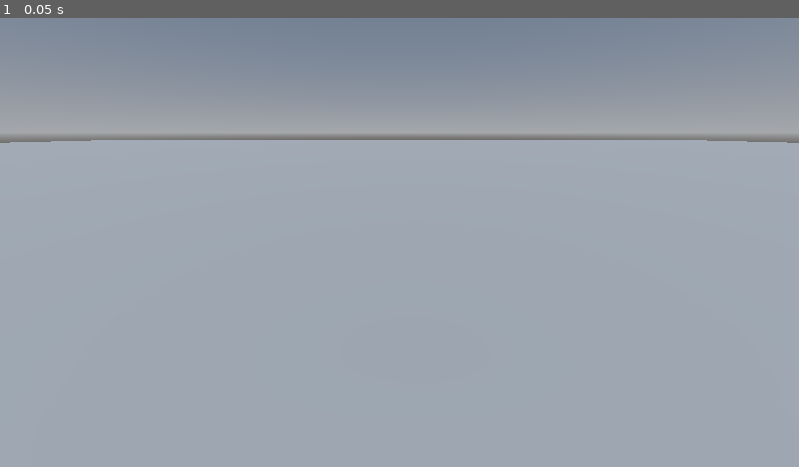
Above: before the commit, frame 1.
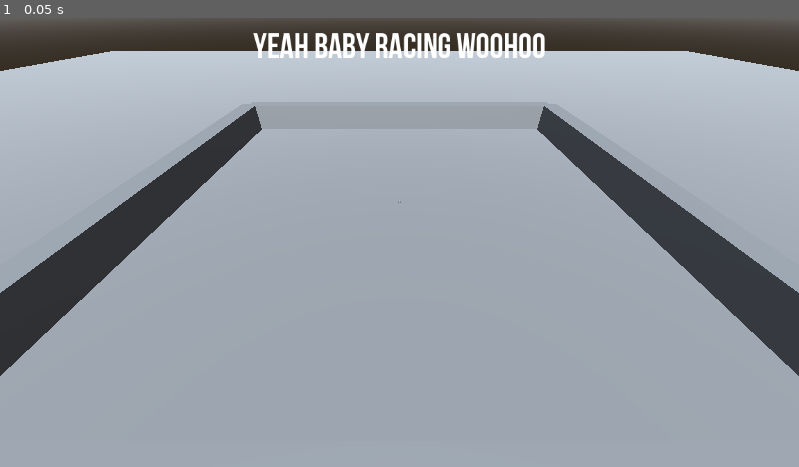
Above: after the commit, the same moment.

Repository: playroomkit/playroom-godot-kart
Game: Godot game, scene res://levels/race_host/race_base.tscn
Same seed, same stepped clock (60 frames per second), same inputs: the game is played once before the commit and once after it. This scene is started directly instead of the project's main scene.
Inputs:
- Up to frame 1 (0.05 s): no input

The runs differ from the first frame. In frame 1, 32% of the frame differs, in the area x 0-100%, y 0-80%.

Commit message:
tweaks for build - car dampening, arena

Diff:
--- a/levels/controller_scene.gd
+++ b/levels/controller_scene.gd
@@ -22,7 +22,7 @@
 func _ready():
 
 	# set fullscreen on startup
-	DisplayServer.window_set_mode(DisplayServer.WINDOW_MODE_EXCLUSIVE_FULLSCREEN)
+	DisplayServer.window_set_mode(DisplayServer.WINDOW_MODE_MAXIMIZED)
 
 	# get playroom instance and player
 	playroom = Playroom.instance
--- a/levels/race_host/racer_puppet.gd
+++ b/levels/race_host/racer_puppet.gd
@@ -50,6 +50,10 @@
 	car = car_template.instantiate()
 	track_base.add_car(car)
 
+	# set car color
+	var color = Color(player_state.getProfile().color.hexString)
+	car.set_color(color)
+
 
 
 # ----- PRIVATE -----
@@ -59,13 +63,17 @@
 # process joystick inputs!
 func _process_joy_inputs():
 
-	if joystick == null: return
+	if joystick == null:
+		print("RACER PUPPET NO JOY")
+		return
 
 	var dpad = joystick.dpad()
 
-	if dpad.y == "up": 		car.press_gas()
-	elif dpad.y == "down": 	car.press_brake()
-	else: 					car.press_idle()
+	if joystick.isPressed("gas"):
+		print("GAS PRESS")
+		car.press_gas()
+	elif joystick.isPressed("brake"): 	car.press_reverse()
+	else: 								car.press_idle()
 
 	if dpad.x == "left": 	car.steer_left()
 	elif dpad.x == "right": car.steer_right()
--- a/levels/race_host/world/TrackBase.tscn
+++ b/levels/race_host/world/TrackBase.tscn
@@ -1,6 +1,7 @@
-[gd_scene load_steps=7 format=3 uid="uid://bwc8bayrrxl7r"]
+[gd_scene load_steps=13 format=3 uid="uid://bwc8bayrrxl7r"]
 
 [ext_resource type="Script" path="res://levels/race_host/world/TrackBase.gd" id="1_743mx"]
+[ext_resource type="Theme" uid="uid://cblqb84whle2r" path="res://ui/bebus_theme.tres" id="2_o6ihn"]
 
 [sub_resource type="ProceduralSkyMaterial" id="ProceduralSkyMaterial_b42a6"]
 
@@ -11,11 +12,25 @@
 background_mode = 2
 sky = SubResource("Sky_7u16r")
 
+[sub_resource type="CylinderMesh" id="CylinderMesh_bsv36"]
+
 [sub_resource type="BoxShape3D" id="BoxShape3D_g8isw"]
 size = Vector3(1000, 10, 1000)
 
+[sub_resource type="StandardMaterial3D" id="StandardMaterial3D_2nhy8"]
+albedo_color = Color(0.560784, 0.560784, 0.560784, 1)
+
 [sub_resource type="PlaneMesh" id="PlaneMesh_o7r82"]
+material = SubResource("StandardMaterial3D_2nhy8")
 size = Vector2(1000, 1000)
+
+[sub_resource type="CapsuleMesh" id="CapsuleMesh_8kbjs"]
+
+[sub_resource type="BoxShape3D" id="BoxShape3D_p2hla"]
+size = Vector3(10, 20, 200)
+
+[sub_resource type="BoxMesh" id="BoxMesh_wdx13"]
+size = Vector3(10, 20, 200)
 
 [node name="TrackBase" type="Node3D" node_paths=PackedStringArray("car_spawn")]
 script = ExtResource("1_743mx")
@@ -25,7 +40,11 @@
 environment = SubResource("Environment_i41jo")
 
 [node name="Camera3D" type="Camera3D" parent="."]
-transform = Transform3D(1, 0, 0, 0, 0.936354, 0.351057, 0, -0.351057, 0.936354, 1.07938, 6.48444, 17.9872)
+transform = Transform3D(1, 0, 0, 0, 0.769355, 0.638821, 0, -0.638821, 0.769355, 0, 63.731, 110.495)
+
+[node name="MeshInstance3D" type="MeshInstance3D" parent="Camera3D"]
+transform = Transform3D(1, 0, 0, 0, -4.37114e-08, -1, 0, 1, -4.37114e-08, 0, 0, 0)
+mesh = SubResource("CylinderMesh_bsv36")
 
 [node name="Ground" type="StaticBody3D" parent="."]
 transform = Transform3D(1, 0, 0, 0, 1, 0, 0, 0, 1, 0, -5.19912, 0)
@@ -38,6 +57,9 @@
 mesh = SubResource("PlaneMesh_o7r82")
 skeleton = NodePath("../..")
 
+[node name="MeshInstance3D" type="MeshInstance3D" parent="Ground"]
+mesh = SubResource("CapsuleMesh_8kbjs")
+
 [node name="DirectionalLight3D" type="DirectionalLight3D" parent="."]
 transform = Transform3D(1, 0, 0, 0, 0.686529, 0.727102, 0, -0.727102, 0.686529, 0, 10.1981, 0)
 light_color = Color(0.92549, 0.964706, 1, 1)
@@ -45,3 +67,73 @@
 
 [node name="Spawn" type="Node3D" parent="."]
 transform = Transform3D(1, 0, 0, 0, 1, 0, 0, 0, 1, 0, 10.8946, -8.24957)
+
+[node name="ui" type="CanvasLayer" parent="."]
+
+[node name="Control" type="Control" parent="ui"]
+layout_mode = 3
+anchors_preset = 15
+anchor_right = 1.0
+anchor_bottom = 1.0
+grow_horizontal = 2
+grow_vertical = 2
+
+[node name="MarginContainer" type="MarginContainer" parent="ui/Control"]
+layout_mode = 1
+anchors_preset = 5
+anchor_left = 0.5
+anchor_right = 0.5
+offset_left = -231.0
+offset_right = 231.0
+offset_bottom = 91.0
+grow_horizontal = 2
+theme_override_constants/margin_left = 20
+theme_override_constants/margin_top = 20
+theme_override_constants/margin_right = 20
+theme_override_constants/margin_bottom = 20
+
+[node name="VBoxContainer" type="VBoxContainer" parent="ui/Control/MarginContainer"]
+layout_mode = 2
+
+[node name="Label" type="Label" parent="ui/Control/MarginContainer/VBoxContainer"]
+layout_mode = 2
+theme = ExtResource("2_o6ihn")
+text = "YEAH BABY RACING WOOHOO"
+
+[node name="geometry" type="Node3D" parent="."]
+
+[node name="wall" type="StaticBody3D" parent="geometry"]
+transform = Transform3D(1, 0, 0, 0, 1, 0, 0, 0, 1, -100, 0, 0)
+
+[node name="CollisionShape3D" type="CollisionShape3D" parent="geometry/wall"]
+shape = SubResource("BoxShape3D_p2hla")
+
+[node name="MeshInstance3D" type="MeshInstance3D" parent="geometry/wall"]
+mesh = SubResource("BoxMesh_wdx13")
+
+[node name="wall3" type="StaticBody3D" parent="geometry"]
+transform = Transform3D(-4.37114e-08, 0, 1, 0, 1, 0, -1, 0, -4.37114e-08, 0, 0, 100)
+
+[node name="CollisionShape3D" type="CollisionShape3D" parent="geometry/wall3"]
+shape = SubResource("BoxShape3D_p2hla")
+
+[node name="MeshInstance3D" type="MeshInstance3D" parent="geometry/wall3"]
+mesh = SubResource("BoxMesh_wdx13")
+
+[node name="wall4" type="StaticBody3D" parent="geometry"]
+transform = Transform3D(-4.37114e-08, 0, 1, 0, 1, 0, -1, 0, -4.37114e-08, 0, 0, -100)
+
+[node name="CollisionShape3D" type="CollisionShape3D" parent="geometry/wall4"]
+shape = SubResource("BoxShape3D_p2hla")
+
+[node name="MeshInstance3D" type="MeshInstance3D" parent="geometry/wall4"]
+mesh = SubResource("BoxMesh_wdx13")
+
+[node name="wall2" type="StaticBody3D" parent="geometry"]
+transform = Transform3D(1, 0, 0, 0, 1, 0, 0, 0, 1, 100, 0, 0)
+
+[node name="CollisionShape3D" type="CollisionShape3D" parent="geometry/wall2"]
+shape = SubResource("BoxShape3D_p2hla")
+
+[node name="MeshInstance3D" type="MeshInstance3D" parent="geometry/wall2"]
+mesh = SubResource("BoxMesh_wdx13")
--- a/levels/race_host/world/car_base.gd
+++ b/levels/race_host/world/car_base.gd
@@ -9,6 +9,8 @@
 
 @export var acceleration_impulse = 10
 @export var steering_torque = 5
+@export var slide_damp_force = 5
+@export var slide_damp_mult = 1
 
 ## determines physics behavior of car
 var drive_state = DRIVE_STATE.IDLE
@@ -39,16 +41,24 @@
 	if drive_state == DRIVE_STATE.REVERSE:
 		apply_central_force( - forwards * acceleration_impulse)
 	elif drive_state == DRIVE_STATE.GAS:
+		print("CAR GASSING")
 		apply_central_force(forwards * acceleration_impulse)
 
 	# steering
-	apply_torque(up * steering_torque * steering_state)
+	apply_torque(up * steering_torque * -steering_state)
+
+	# slide damp
+	_slide_dampening()
 
 
 # ----- PUBLIC -----
 
 
-# -- CONTROL COMMANDS
+func set_color(color : Color):
+	$MeshInstance3D.mesh.material.albedo_color = color
+
+
+# -- Control Commands
 
 func press_gas():
 	drive_input = DRIVE_STATE.GAS
@@ -91,3 +101,14 @@
 func _clear_input_flags():
 	drive_input = DRIVE_STATE.IDLE
 	steering_input = 0
+
+
+# dampens tangential velocity
+func _slide_dampening():
+
+	# get tangential velocity component (right facing)
+	var right = transform.basis.x
+	var tangential_velocity = linear_velocity.dot(right)
+
+	# apply force tangentially (- right facing) proportional to tanvel
+	apply_central_force(-right * slide_damp_force * slide_damp_mult * tangential_velocity)
--- a/levels/race_host/world/car_base.tscn
+++ b/levels/race_host/world/car_base.tscn
@@ -12,9 +12,12 @@
 [sub_resource type="BoxShape3D" id="BoxShape3D_i4tb1"]
 size = Vector3(1, 1, 2)
 
+[sub_resource type="SphereMesh" id="SphereMesh_ucfb7"]
+
 [node name="CarBase" type="RigidBody3D"]
 linear_damp = 0.5
 script = ExtResource("1_4bxcp")
+acceleration_impulse = 50
 
 [node name="MeshInstance3D" type="MeshInstance3D" parent="."]
 mesh = SubResource("BoxMesh_0tk5q")
@@ -22,3 +25,7 @@
 
 [node name="CollisionShape3D" type="CollisionShape3D" parent="."]
 shape = SubResource("BoxShape3D_i4tb1")
+
+[node name="MeshInstance3D2" type="MeshInstance3D" parent="."]
+transform = Transform3D(1, 0, 0, 0, 1, 0, 0, 0, 1, 0, 0.594831, 0.393735)
+mesh = SubResource("SphereMesh_ucfb7")
--- a/levels/starting_menu.gd
+++ b/levels/starting_menu.gd
@@ -10,6 +10,7 @@
 
 @export var controller_scene : PackedScene
 @export var race_scene : PackedScene
+@export var debug = false
 
 var playroom : PlayroomInstance
 
@@ -42,19 +43,20 @@
 
 
 func _start_playroom():
+	if debug: Playroom.instance.stream_mode = false
 	Playroom.instance.start_playroom()
 
 
 func _switch_scene():
 
+	if debug:
+		if playroom.playroom_is_host():
+			get_tree().change_scene_to_packed(race_scene)
+		else:
+			get_tree().change_scene_to_packed(controller_scene)
 
-	if playroom.playroom_is_host():
-		get_tree().change_scene_to_packed(race_scene)
 	else:
-		get_tree().change_scene_to_packed(controller_scene)
-
-
-	#if playroom.playroom_is_stream_screen():
-		#get_tree().change_scene_to_packed(race_scene)
-	#else:
-		#get_tree().change_scene_to_packed(controller_scene)
+		if playroom.playroom_is_stream_screen():
+			get_tree().change_scene_to_packed(race_scene)
+		else:
+			get_tree().change_scene_to_packed(controller_scene)
--- a/levels/starting_menu.tscn
+++ b/levels/starting_menu.tscn
@@ -15,6 +15,7 @@
 script = ExtResource("1_akl4v")
 controller_scene = ExtResource("2_vfjlc")
 race_scene = ExtResource("3_dumtf")
+debug = true
 
 [node name="MarginContainer" type="MarginContainer" parent="."]
 layout_mode = 1
--- a/playroom/playroom_instance.gd
+++ b/playroom/playroom_instance.gd
@@ -100,14 +100,18 @@
 
 	# populate state data (synced data)
 
+	# if host - sync is_host through host's player state
+	# sync host_id to all player states
 	if playroom_is_host():
-		print("SETTING SELF AS HOST")
-		state.setState("host_player", playroom_my_player())
-		print(state.getState("host_player"))
-		# TODO for some reason can't get/set state from host player
-
-		# if never set, should return false?
-		state.setState("is_host", true)
+
+		var my_state = playroom_my_player()
+
+		# if self is joining - set is_host (otherwise default false)
+		if state.id == my_state.id:
+			state.setState("is_host", true)
+
+		# set self on all players
+		state.setState("host_id", my_state.id)
 
 
 	# log callback to listen for player quitting
--- a/playroom/playroom_instance.tscn
+++ b/playroom/playroom_instance.tscn
@@ -20,10 +20,11 @@
 [sub_resource type="Resource" id="Resource_80pms"]
 script = ExtResource("2_pk7yd")
 joystick_type = 0
-buttons = Array[Resource]([SubResource("Resource_v57wr"), SubResource("Resource_h26y4")])
+buttons = Array[ExtResource("2_4s5r0")]([SubResource("Resource_v57wr"), SubResource("Resource_h26y4")])
 
 [node name="PlayroomInstance" type="Node"]
 script = ExtResource("1_437ol")
+stream_mode = true
 joystick_config = SubResource("Resource_80pms")
 host_joystick = true
 playroom_player_template = ExtResource("2_3a74q")
--- a/ui/fullscreen_button.gd
+++ b/ui/fullscreen_button.gd
@@ -5,7 +5,7 @@
 
 
 @export var fullscreen_type = DisplayServer.WINDOW_MODE_EXCLUSIVE_FULLSCREEN
-@export var other_type = DisplayServer.WINDOW_MODE_MAXIMIZED
+@export var other_type = DisplayServer.WINDOW_MODE_MINIMIZED
 
 
 func _process(delta):
Not shown, changed: export_presets.cfg
Not shown: 1 places in levels/race_host/world/car_base.tscn that only renumber resources
